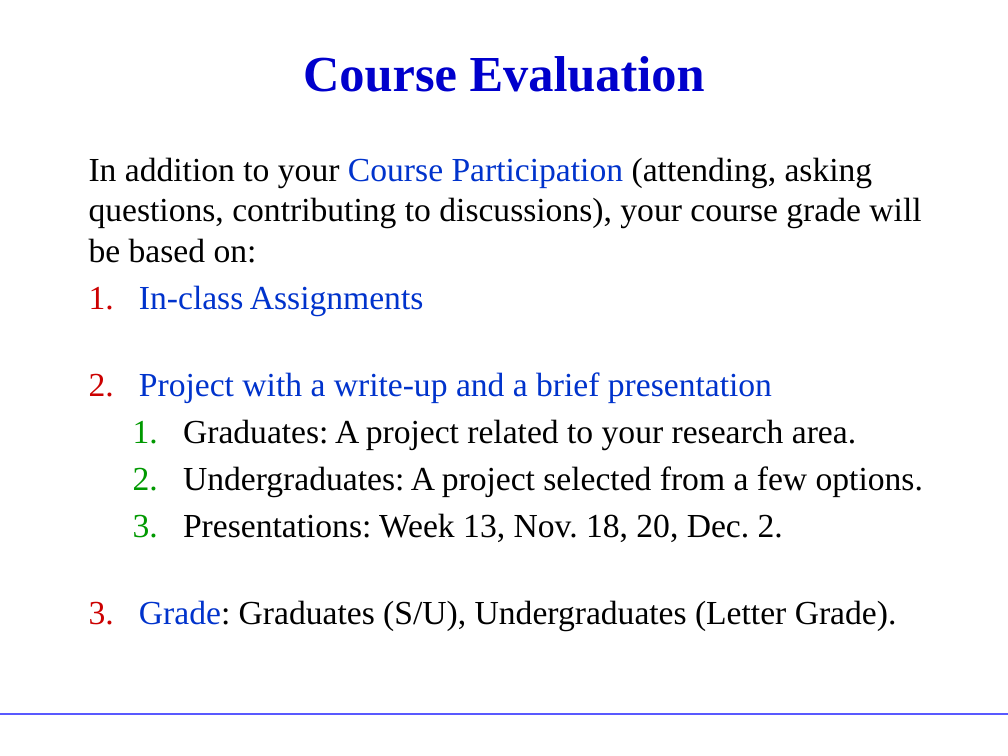
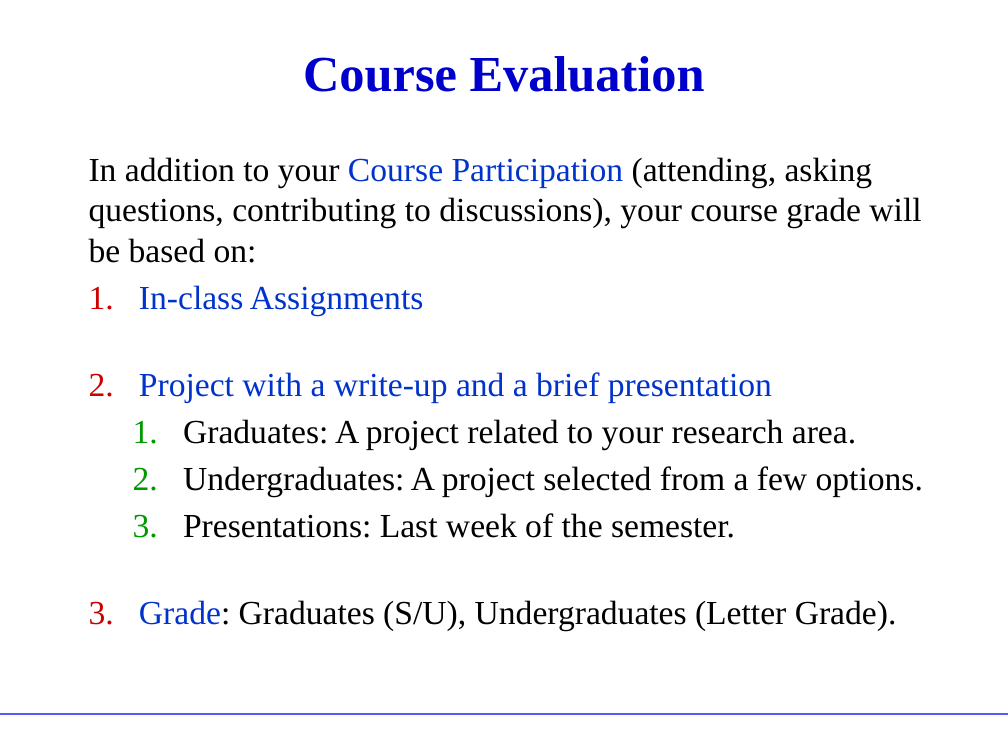
Before and after one commit to hbprosper/mlinphysics, a slide deck: slide 3 of Lectures/01.Foundations/Lecture01.pptx. Drawn at 1008x756 pixels with LibreOffice and Linux fonts; fonts in the diff are those of the drawing. Boxes give left, top, right and bottom in pixels: in the first picture for what was removed or moved away, otherwise in the second. Text is boxed around its words. In the diff, an @@ line names an element or a change of style, - is before the commit and + after.

```diff
--- a/Lectures/01.Foundations/Lecture01.pptx
+++ b/Lectures/01.Foundations/Lecture01.pptx
@@ text at (x1=183, y1=513, x2=735, y2=538): text changed @@
-  3. Presentations: Week 13, Nov. 18, 20, Dec. 2.
+  3. Presentations: Last week of the semester.
```
Also in this commit, not shown: 5 other slides changed, 3 slides added, 6 slides removed, 8 other files.
